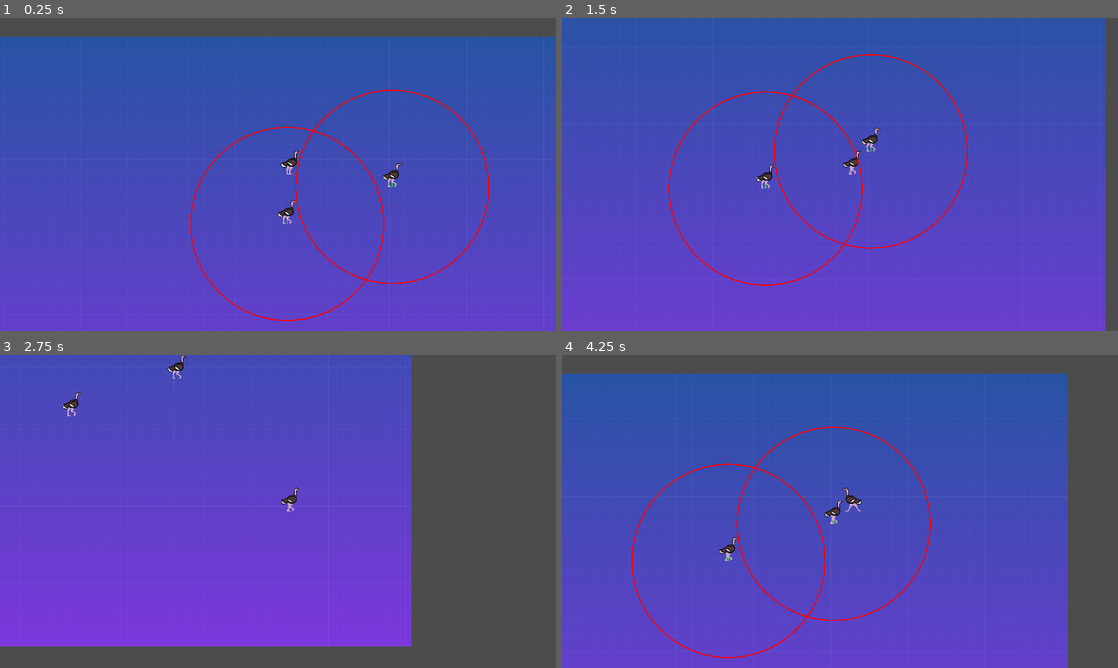
Above: before the commit, frames 1-4 (two rows, left to right).
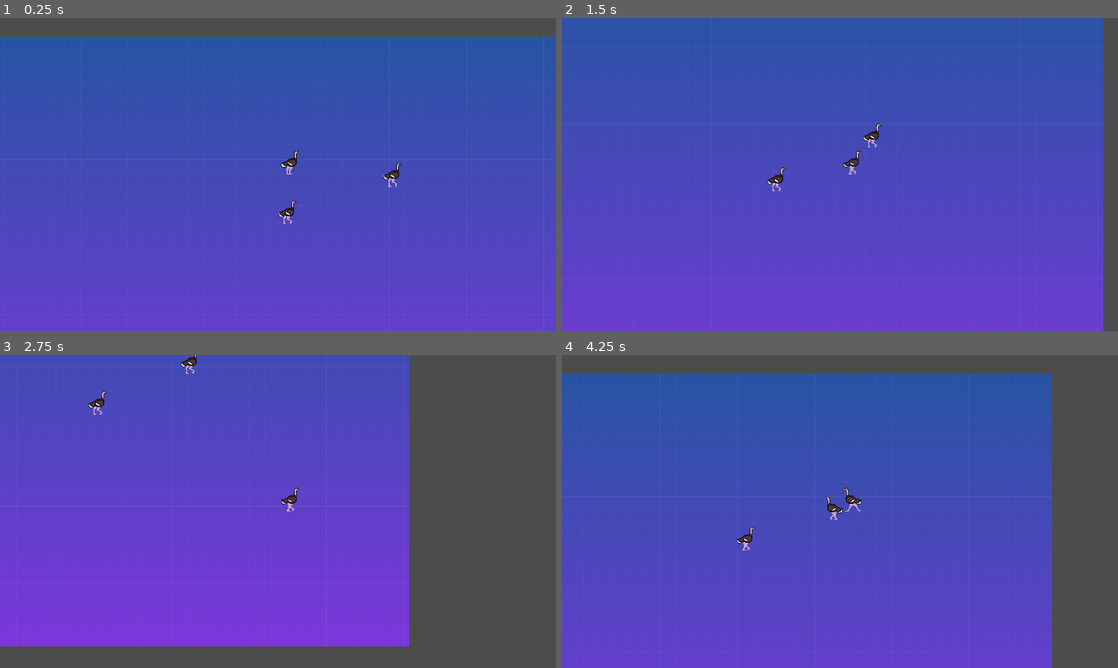
Above: after the commit, the same moments.

Repository: wholeNaNyards/game-ai
Game: Godot game, scene res://src/Main.tscn
Same seed, same stepped clock (60 frames per second), same inputs: the game is played once before the commit and once after it.
Inputs (mouse positions are in pixels of both pictures, inside the frame that each line leads up to):
- Up to frame 1 (0.25 s): no input
- Up to frame 2 (1.5 s): move the mouse to (962, 158) at 0.52 s; press the mouse at (962, 158) at 0.53 s; hold D (move_right) 0.53-1.28 s; tap Z (pursuit) at 0.8, 1.35 s; move the mouse to (728, 190) at 1.27 s; release the mouse at (728, 190) at 1.28 s; hold S (move_down) from 1.28 s (still down)
- Up to frame 3 (2.75 s): right-click (166, 527) at 1.55 s; move the mouse to (333, 442) at 2.02 s; release S (move_down) at 2.03 s; hold D (move_right) from 2.03 s (still down); hold Right mouse button (right_click) from 2.03 s (still down); click (333, 442) at 2.3 s
- Up to frame 4 (4.25 s): move the mouse to (812, 574) at 2.77 s; release D (move_right) at 2.78 s; release Right mouse button (right_click) at 2.78 s; hold W (move_up) 2.78-3.53 s; click (812, 574) at 2.85 s; tap Z (pursuit) at 3.05 s; move the mouse to (1006, 558) at 3.52 s; hold A (move_left) from 3.53 s (still down); hold Z (pursuit) from 3.53 s (still down); right-click (1006, 558) at 3.8 s

The runs differ from the first frame. In frame 1, 0.9% of the frame differs, in the area x 34-88%, y 22-97%; in frame 2, 1.5%; in frame 3, 0.7%; in frame 4, 3.8%, in the area x 12-91%, y 6-100%.

Commit message:
Moved Steering code to SteeringManager

Diff:
--- a/MovingEntity.gd
+++ b/MovingEntity.gd
@@ -3,7 +3,7 @@
 
 export (int, 10, 10000) var max_speed = 800
 export (float, 0.1, 20.0) var mass = 5.0
-export var max_force : Vector2 = Vector2(800, 800)
+export (float, 10, 10000) var max_force = 800.0
 
 var velocity = Vector2()
 
@@ -19,5 +19,5 @@
 func get_mass() -> float:
 	return mass
 
-func get_max_force() -> Vector2:
+func get_max_force() -> float:
 	return max_force
--- a/src/Main.gd
+++ b/src/Main.gd
@@ -1,16 +1,4 @@
 extends Node2D
 
-
-# Declare member variables here. Examples:
-# var a: int = 2
-# var b: String = "text"
-
-
-# Called when the node enters the scene tree for the first time.
 func _init() -> void:
 	randomize()
-
-
-# Called every frame. 'delta' is the elapsed time since the previous frame.
-#func _process(delta: float) -> void:
-#	pass
--- a/src/Main.tscn
+++ b/src/Main.tscn
@@ -18,8 +18,6 @@
 
 [node name="AI" parent="." instance=ExtResource( 2 )]
 position = Vector2( 200, 117 )
-initial_target = NodePath("../AI2")
 
 [node name="AI2" parent="." instance=ExtResource( 2 )]
 position = Vector2( 472, 21 )
-initial_target = NodePath("../AI")
--- a/src/ai/AI.gd
+++ b/src/ai/AI.gd
@@ -1,15 +1,8 @@
 class_name AI
 extends MovingEntity
 
-export var initial_target := NodePath()
-onready var target: MovingEntity = get_node(initial_target)
-export var steering_behavior = "wander"
-
-export (int, 1, 1000000) var max_distance = 1000000
-
 onready var animated_sprite = $AnimatedSprite
-
-var starting_pos : Vector2
+onready var steering_manager = $SteeringManager
 
 # Wander Behavior
 export (int, 1, 1000) var wander_distance = 1
@@ -17,60 +10,20 @@
 export (float, 0.1, 100) var wander_angle_change: float = 2
 
 # Arrive Behavior
-# When to start slowing down to the target
 export (float, 1.0, 500.0) var slowing_radius = 200.0
-
-# DEBUG Options
-export (bool) var enable_debug = true
-var desired_velocity : Vector2
-var steering : Vector2
-var behavior : String
-var wander_circle_center : Vector2
-var target_pos : Vector2
-var start_pos : Vector2
-
-func _draw() -> void:
-	if (enable_debug):
-		draw_line(Vector2.ZERO, velocity, Color.green, 3.0)
-		if behavior == "wander":
-			draw_arc(wander_circle_center, wander_radius, 0, 2 * PI, 100, Color.red, 3.0)
-			draw_line(Vector2(wander_distance, -32), target_pos, Color.green, 3.0)
-		elif behavior == "seek" or behavior == "flee" or behavior == "arrive":
-			draw_line(Vector2.ZERO, desired_velocity, Color.gray, 3.0)
-			draw_line(velocity, steering, Color.blue, 3.0)
-		elif behavior == "return":
-			draw_line(Vector2.ZERO, start_pos, Color.black, 3.0)
 
 func _ready() -> void:
 	animated_sprite.play("walking")
-	starting_pos = global_position
 
 func _physics_process(delta: float) -> void:
-	update()
-	start_pos = Vector2.ZERO
-	var steering_force  = Vector2.ZERO
 	if Input.is_action_pressed("left_click"):
-		behavior = "arrive"
-#		steering_force = arrive(get_global_mouse_position())
+		steering_manager.seek(get_global_mouse_position())
 	elif Input.is_action_pressed("right_click"):
-		behavior = "flee"
-#		steering_force = flee(get_global_mouse_position())
-	elif position.distance_squared_to(starting_pos) > max_distance:
-		behavior = "return"
-#		start_pos = starting_pos - position
-#		steering_force = arrive(starting_pos)
-#	elif steering_behavior == "pursuit" or Input.is_action_pressed("pursuit"):
-#		steering_force = pursuit(target)
-#	elif steering_behavior == "evade":
-#		steering_force = evade(target)
+		steering_manager.flee(get_global_mouse_position())
 	else:
-		behavior = "wander"
-#		steering_force = wander()
+		steering_manager.wander(wander_distance, wander_radius, wander_angle_change)
 
-	steering_force = truncate(steering_force, max_force.x)
-	var steering_acceleration = steering_force / mass
-	velocity = truncate(velocity + (steering_acceleration * delta) , max_speed)
-
+	velocity = steering_manager.calculate(delta)
 	velocity = move_and_slide(velocity)
 
 	if velocity.x >= 0:
@@ -80,67 +33,3 @@
 
 func get_animated_sprite() -> AnimatedSprite:
 	return animated_sprite
-#
-#func seek(target_position : Vector2) -> Vector2:
-#	desired_velocity = (target_position - position).normalized() * max_speed
-#	steering = desired_velocity - velocity
-#	return steering
-
-#func flee(target_position : Vector2) -> Vector2:
-#	desired_velocity = (position - target_position).normalized() * max_speed
-#	steering = desired_velocity - velocity
-#	return steering
-#
-#func arrive(target_position : Vector2) -> Vector2:
-#	desired_velocity = target_position - position
-#	if desired_velocity.length_squared() < (slowing_radius * slowing_radius):
-#		# Inside the slowing area
-#		var distance = desired_velocity.length()
-#		desired_velocity = desired_velocity.normalized() * max_speed * (distance / slowing_radius)
-#	else:
-#		# Outside the slowing area
-#		desired_velocity = (desired_velocity).normalized() * max_speed
-#
-#	steering = desired_velocity - velocity
-#	return steering
-
-#func wander() -> Vector2:
-#	# Calculate the circle center
-#	wander_circle_center = Vector2(velocity.x, velocity.y)
-#	wander_circle_center = wander_circle_center.normalized() * wander_distance
-#
-#	# Calculate the displacement force
-#	var displacement = Vector2.UP * wander_radius
-#
-#	# Randomly change the vector direction by making it change its current angle
-#	var length = displacement.length()
-#	displacement = Vector2(cos(wander_angle) * length, sin(wander_angle) * length)
-#
-#	# Change wander_angle just a bit, so it won't have the same value in the next frame
-#	wander_angle += randf() * wander_angle_change - wander_angle_change * 0.5;
-#
-#	target_pos = wander_circle_center + displacement
-#
-#	return target_pos
-
-#func pursuit(evader: MovingEntity) -> Vector2:
-#	var distance = evader.position - position
-#	var future_frames = distance.length() / evader.max_speed
-#	# Calculate where evader will be future_frames ahead
-#	var future_position = evader.position + (evader.velocity * future_frames)
-#
-#	return seek(future_position)
-
-#func evade(pursuer: MovingEntity) -> Vector2:
-#	var distance = pursuer.position - position
-#	var future_frames = distance.length() / pursuer.max_speed
-#	# Calculate where pursuer will be future_frames ahead
-#	var future_position = pursuer.position + (pursuer.velocity * future_frames)
-#
-#	return flee(future_position)
-
-func truncate(vector: Vector2, max_value: float) -> Vector2:
-	var max_value_squared = max_value * max_value
-	if vector.length_squared() > max_value_squared:
-		return vector.normalized() * max_value
-	return vector
--- a/src/ai/AI.tscn
+++ b/src/ai/AI.tscn
@@ -8,6 +8,7 @@
 [ext_resource path="res://assets/player_movement/idle_02.png" type="Texture" id=6]
 [ext_resource path="res://assets/player_movement/idle_01.png" type="Texture" id=7]
 [ext_resource path="res://src/ai/AI.gd" type="Script" id=8]
+[ext_resource path="res://src/ai/SteeringManager.tscn" type="PackedScene" id=9]
 
 [sub_resource type="RectangleShape2D" id=1]
 extents = Vector2( 24, 32 )
@@ -36,7 +37,6 @@
 [node name="AI" type="KinematicBody2D"]
 script = ExtResource( 8 )
 mass = 20.0
-max_distance = 500000
 
 [node name="CollisionShape2D" type="CollisionShape2D" parent="."]
 visible = false
@@ -56,3 +56,5 @@
 [node name="CollisionShape2D" type="CollisionShape2D" parent="Area2D"]
 position = Vector2( 0, -32 )
 shape = SubResource( 3 )
+
+[node name="SteeringManager" parent="." instance=ExtResource( 9 )]
--- a/src/ai/SteeringManager.gd
+++ b/src/ai/SteeringManager.gd
@@ -4,12 +4,39 @@
 var steering_force = Vector2()
 var wander_angle : float = 0.0
 
+# DEBUG Options
+#export (bool) var enable_debug = true
+#var desired_velocity : Vector2
+#var steering : Vector2
+#var behavior : String
+#var wander_circle_center : Vector2
+#var target_pos : Vector2
+#var start_pos : Vector2
+#
+#func _draw() -> void:
+#	if (enable_debug):
+#		draw_line(Vector2.ZERO, velocity, Color.green, 3.0)
+#		if behavior == "wander":
+#			draw_arc(wander_circle_center, wander_radius, 0, 2 * PI, 100, Color.red, 3.0)
+#			draw_line(Vector2(wander_distance, -32), target_pos, Color.green, 3.0)
+#		elif behavior == "seek" or behavior == "flee" or behavior == "arrive":
+#			draw_line(Vector2.ZERO, desired_velocity, Color.gray, 3.0)
+#			draw_line(velocity, steering, Color.blue, 3.0)
+#		elif behavior == "return":
+#			draw_line(Vector2.ZERO, start_pos, Color.black, 3.0)
+
 func reset() -> void:
 	steering_force = Vector2()
 	wander_angle = 0.0
 
-func physics_process(delta: float) -> void:
-	pass
+func calculate(delta: float) -> Vector2:
+	var host_velocity = host.get_velocity()
+
+	steering_force = truncate(steering_force, host.get_max_force())
+	var steering_acceleration = steering_force / host.get_mass()
+	steering_acceleration *= delta
+
+	return truncate(host_velocity + steering_acceleration, host.get_max_speed())
 
 func seek(target_position : Vector2, slowing_radius : float = 200.0) -> void:
 	steering_force += _do_seek(target_position, slowing_radius)
@@ -75,3 +102,8 @@
 	var future_position = pursuer.position + (pursuer.velocity * future_frames)
 
 	return _do_flee(future_position)
+
+func truncate(vector: Vector2, max_value: float) -> Vector2:
+	if vector.length_squared() > (max_value * max_value):
+		return vector.normalized() * max_value
+	return vector
Not shown: 1 places in src/ai/AI.tscn that only renumber resources
